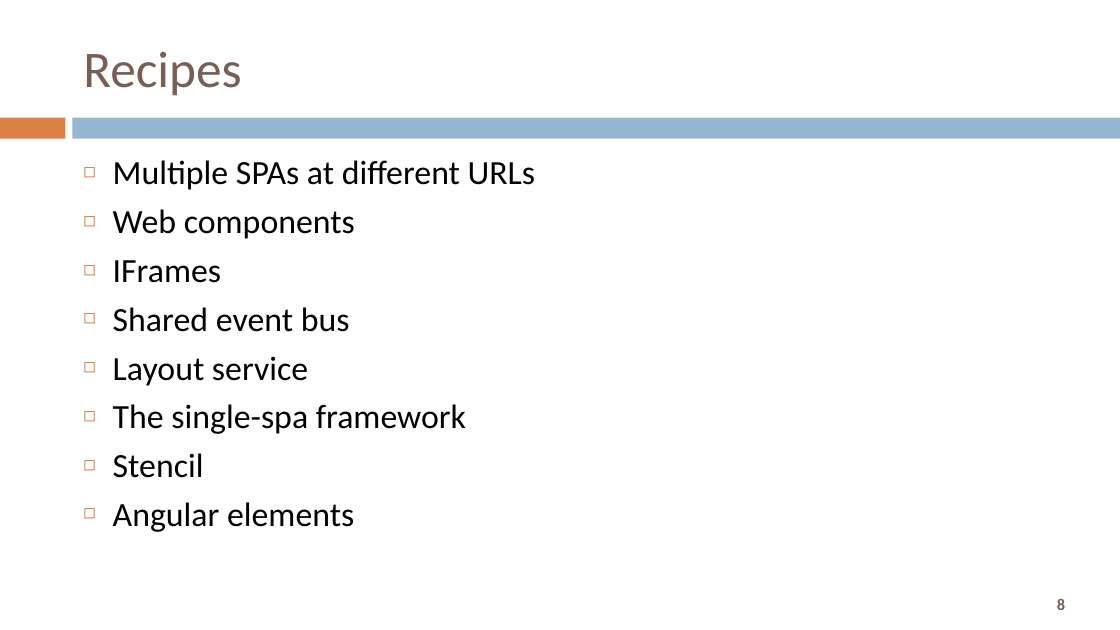
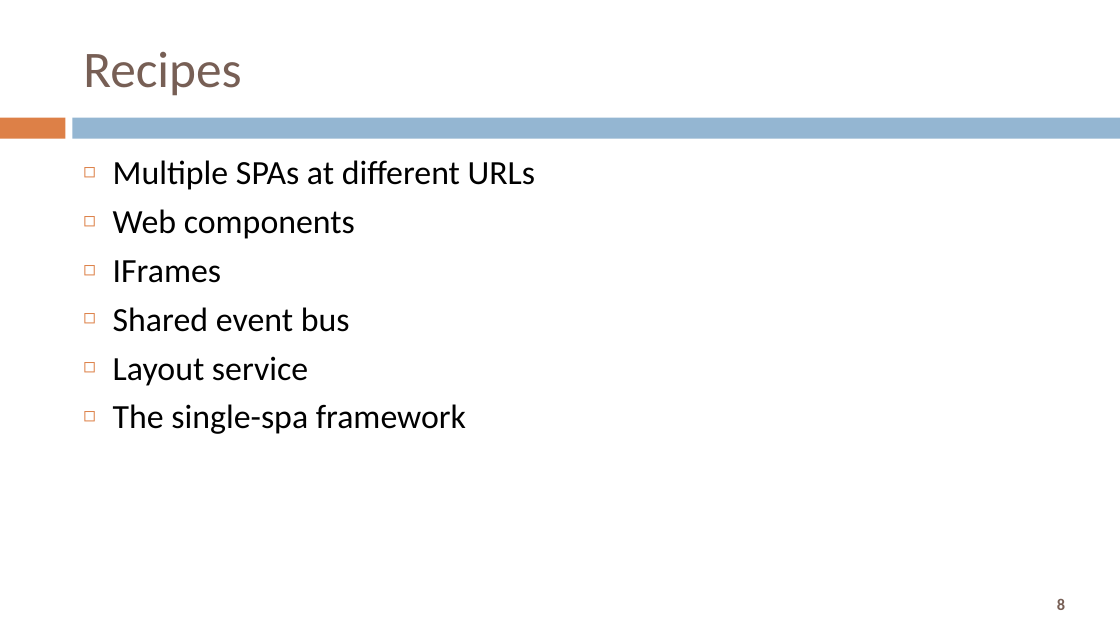
Before and after one commit to Trainologic/devjam2018, a slide deck: slide 8 of Micro Front Ends.pptx. Drawn at 1120x630 pixels with LibreOffice and Linux fonts; fonts in the diff are those of the drawing. Boxes give left, top, right and bottom in pixels: in the first picture for what was removed or moved away, otherwise in the second. Text is boxed around its words. In the diff, an @@ line names an element or a change of style, - is before the commit and + after.

```diff
--- a/Micro Front Ends.pptx
+++ b/Micro Front Ends.pptx
@@ text at [113,453,354,532]: paragraphs removed @@
-◻ Stencil
-◻ Angular elements
```
Also in this commit, not shown: 2 other slides changed, 3 slides added.
